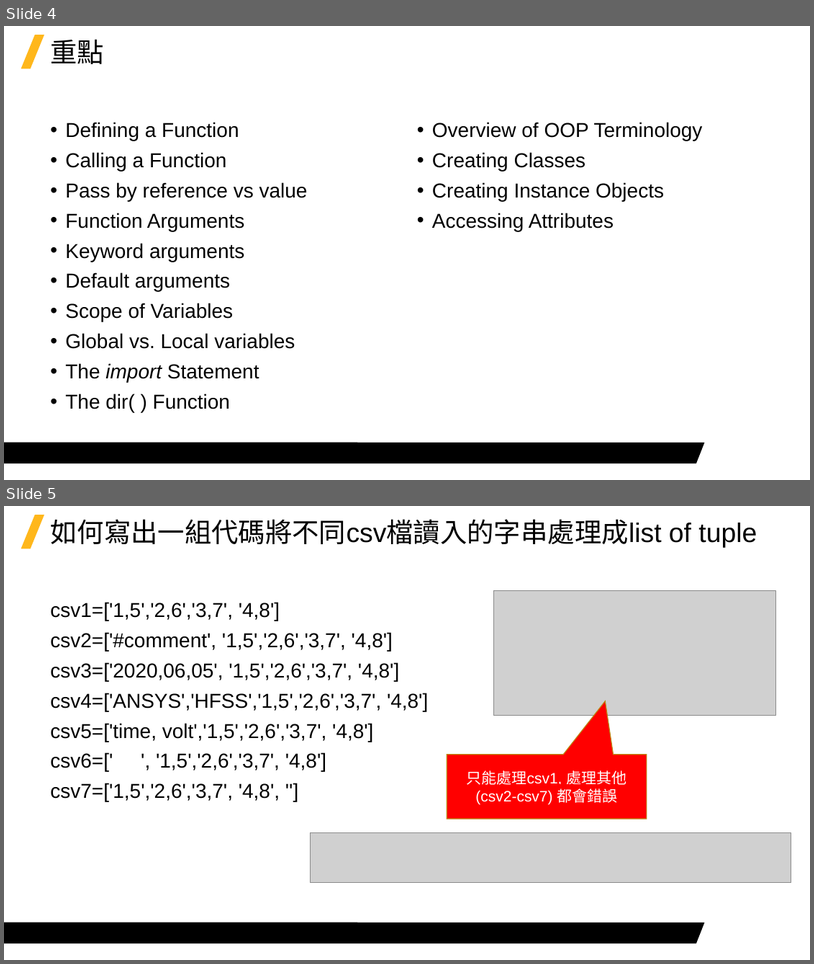
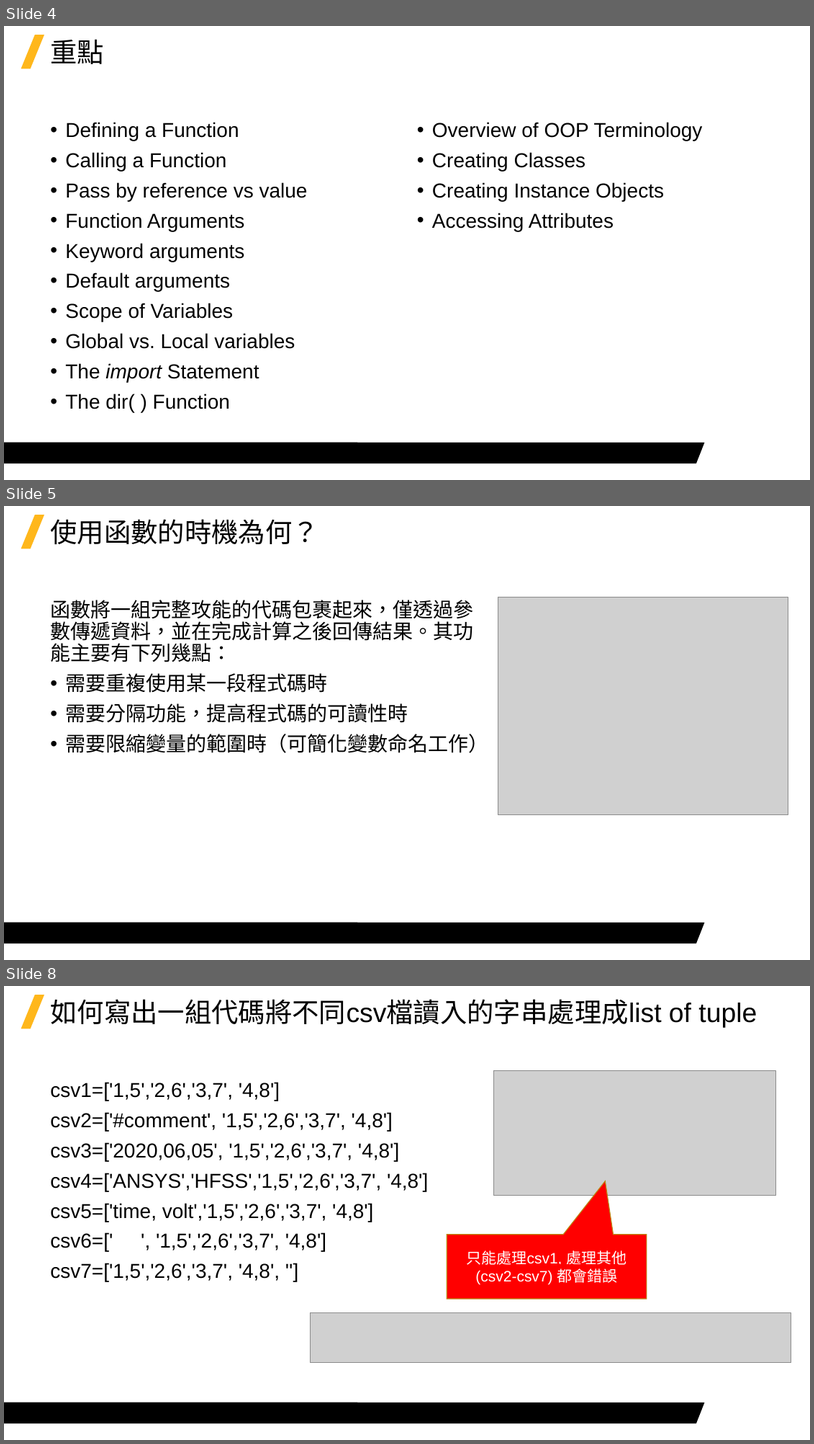
Before and after one commit to Jerrick-cheng/AEDT-Automation-Camp, a slide deck: 上課教材/Week4.pptx. Shown one above the other, each under a label of ours: slides 4 and 5 before the commit, slides 4, 5 and 8 after it; the slides between them are not shown. The pictures are 814x964 and 814x1444 pixels, drawn with LibreOffice and Linux fonts; fonts in the diff are those of the drawing; grey boxes stand for pictures; background and template pictures are left out. Boxes give left, top, right and bottom in pixels: in the first picture for what was removed or moved away, otherwise in the second. Text is boxed around its words. In the diff, an @@ line names an element or a change of style, - is before the commit and + after.

```diff
--- a/上課教材/Week4.pptx
+++ b/上課教材/Week4.pptx
@@ slide 5 added at <box>4,506,810,960</box>, background #FFFFFF; not listed: 2 template elements that a slide beside it also shows @@
@@ title added at <box>50,519,319,544</box>, 32 pt, text #000000 @@
+使用函數的時機為何？
@@ text added at <box>50,600,489,753</box>, 24 pt, text #000000 @@
+函數將一組完整攻能的代碼包裹起來，僅透過參數傳遞資料，並在完成計算之後回傳結果。其功能主要有下列幾點：
+• 需要重複使用某一段程式碼時
+• 需要分隔功能，提高程式碼的可讀性時
+• 需要限縮變量的範圍時（可簡化變數命名工作）
@@ picture added at <box>498,597,789,815</box> @@
@@ what was slide 5 is now slide 8 @@
```
Also in this commit, not shown: 5 slides changed, 6 other slides added, 2 other files.
